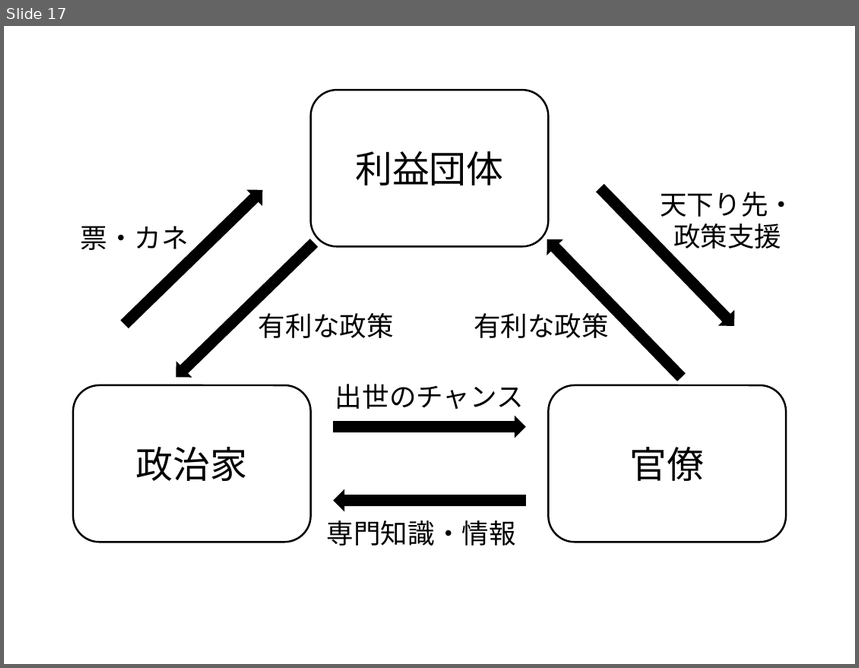
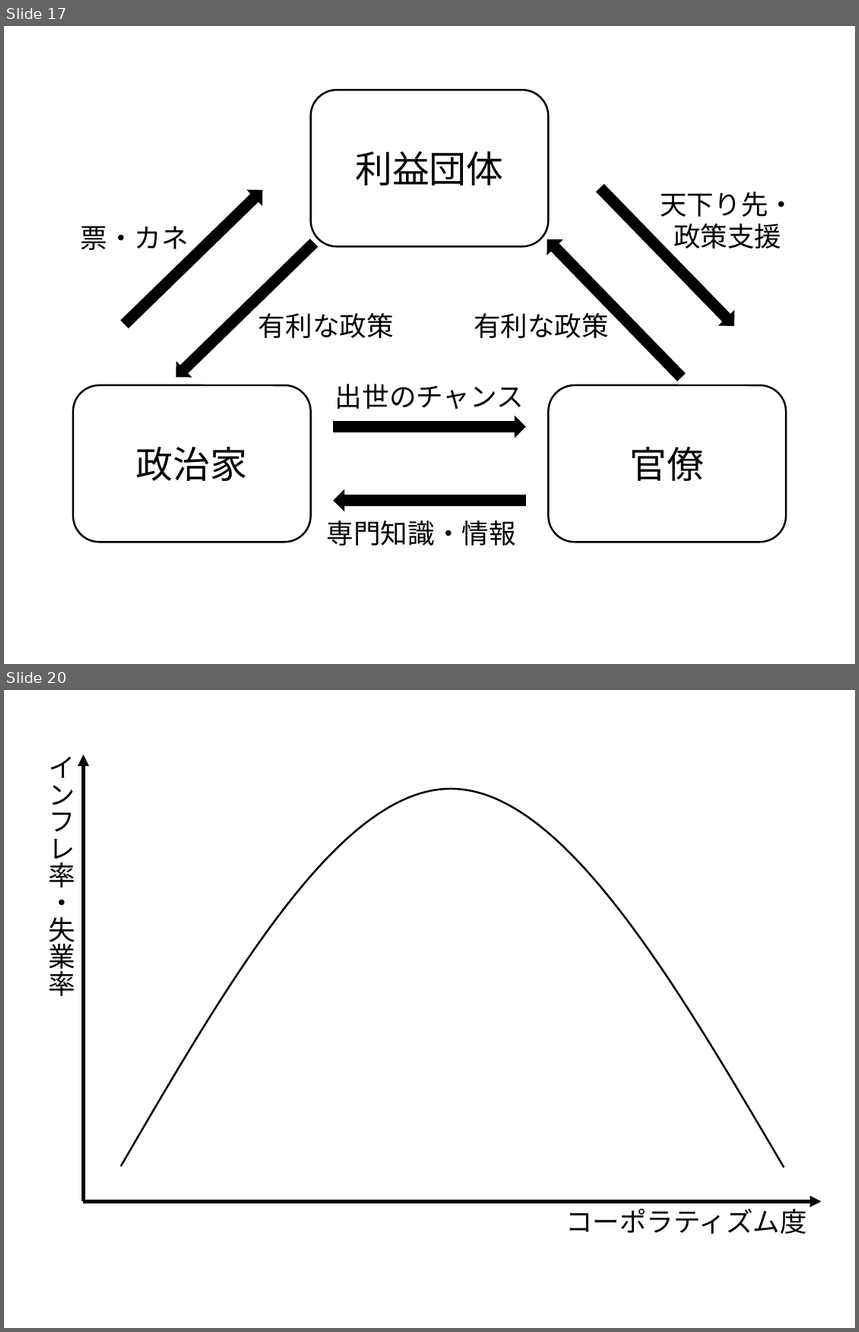
Before and after one commit to junpei-suzuki/PP-2026-Komazawa, a slide deck: figs/DIYfigures_pp.pptx. Shown one above the other, each under a label of ours: slide 17 before the commit, slides 17 and 20 after it; the slides between them are not shown. The pictures are 859x668 and 859x1332 pixels, drawn with LibreOffice and Linux fonts; fonts in the diff are those of the drawing. Boxes give left, top, right and bottom in pixels: in the first picture for what was removed or moved away, otherwise in the second. Text is boxed around its words. In the diff, an @@ line names an element or a change of style, - is before the commit and + after.

```diff
--- a/figs/DIYfigures_pp.pptx
+++ b/figs/DIYfigures_pp.pptx
@@ slide 20 added at [4,690,855,1328], background #FFFFFF @@
@@ group added at [48,755,822,1234]: 2 arrows, 2 texts, 1 freeform shape @@
+コーポラティズム度
+インフレ率・失業率
```
Also in this commit, not shown: 2 other slides added, 24 other files.
